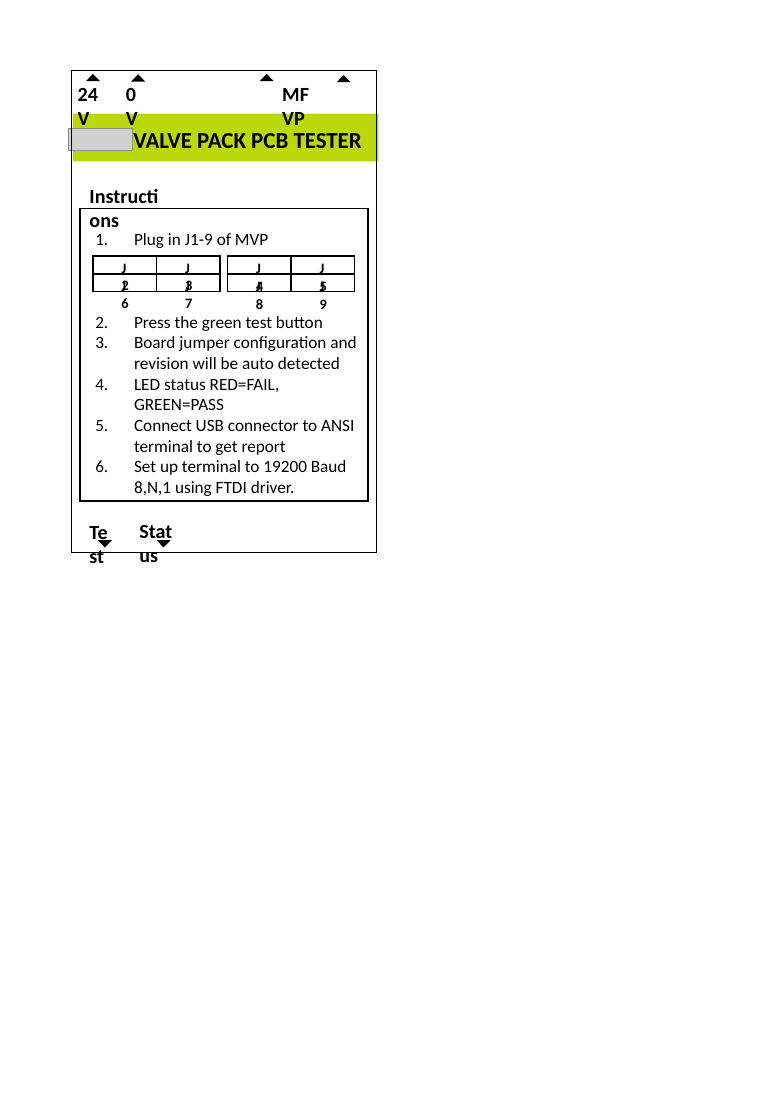
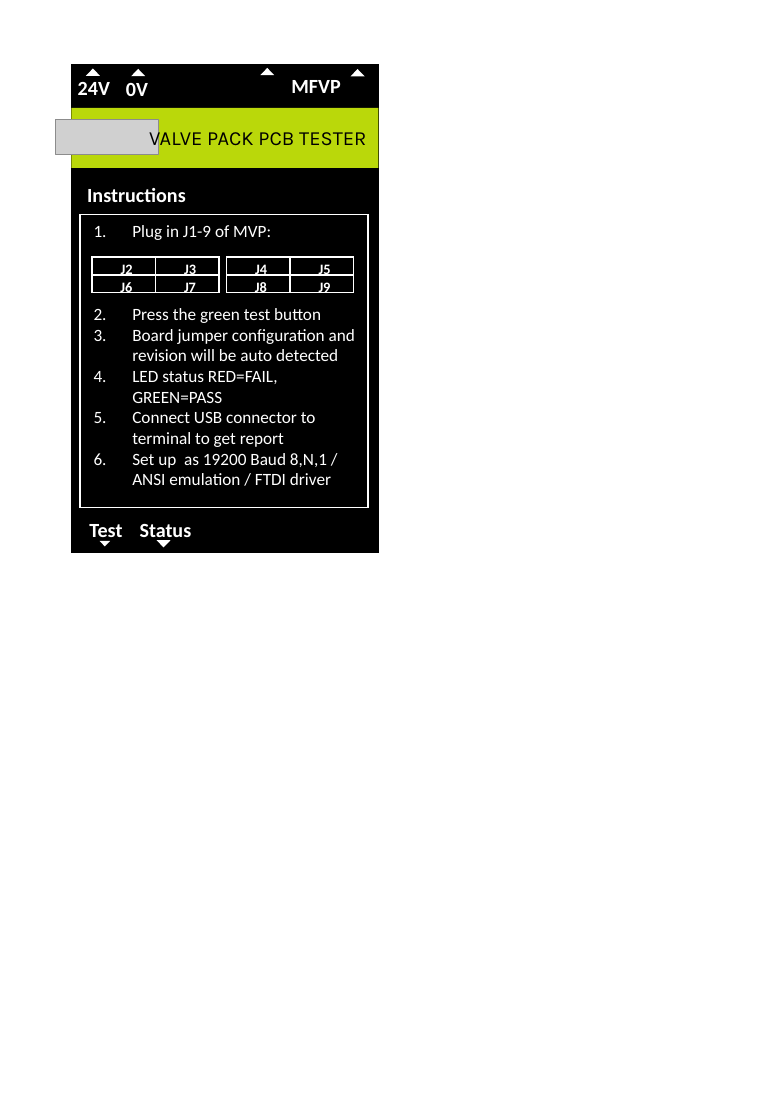
Before and after one commit to lawsonkeith/MVPTest, a slide deck: slide 1 of label2.pptx. Drawn at 775x1120 pixels with LibreOffice and Linux fonts; fonts in the diff are those of the drawing; grey boxes stand for pictures. Boxes give left, top, right and bottom in pixels: in the first picture for what was removed or moved away, otherwise in the second. Text is boxed around its words. In the diff, an @@ line names an element or a change of style, - is before the commit and + after.

Commit message:
Update to panel sticker

```diff
--- a/label2.pptx
+++ b/label2.pptx
@@ rectangle: place and size @@
-rectangle at box(71, 70, 377, 553)
+rectangle at box(71, 65, 378, 553)
@@ rectangle at box(71, 65, 378, 553): fill none to #000000 @@
@@ 3 triangles: place and size @@
-3 triangles at box(88, 74, 272, 81)
+3 triangles at box(88, 69, 272, 75)
@@ text colour #000000 to #FFFFFF in 14 elements at box(126, 83, 148, 96), box(89, 524, 122, 544), box(78, 82, 110, 95), box(319, 282, 331, 293), box(120, 282, 132, 293), box(121, 264, 133, 276), box(184, 282, 196, 293), box(184, 264, 196, 276), box(255, 282, 267, 293), box(255, 264, 267, 276), box(319, 264, 331, 276), box(140, 524, 192, 543), box(87, 188, 186, 202), box(291, 80, 340, 93) @@
@@ text "MFVP": place and size @@
-text "MFVP" at box(272, 76, 328, 104)
+text "MFVP" at box(291, 80, 340, 93)
@@ fill #000000 to #FFFFFF; outline #000000 1 pt to #FFFFFF 1 pt in 5 elements at box(158, 540, 168, 546), box(261, 69, 272, 74), box(88, 69, 98, 74), box(133, 70, 144, 75), box(352, 70, 363, 75) @@
@@ triangle: place and size @@
-triangle at box(338, 76, 348, 82)
+triangle at box(352, 70, 363, 75)
@@ picture: place and size @@
-picture at box(68, 129, 132, 151)
+picture at box(56, 119, 159, 154)
@@ rectangle: place and size @@
-rectangle at box(73, 114, 379, 161)
+rectangle at box(71, 107, 378, 167)
@@ text "VALVE PACK PCB TESTER": place and size @@
-text "VALVE PACK PCB TESTER" at box(133, 133, 362, 148)
+text "VALVE PACK PCB TESTER" at box(149, 126, 366, 150)
@@ text "VALVE PACK PCB TESTER" at box(149, 126, 366, 150): size 16 to 14 pt, font Calibri to Karla, bold off @@
@@ outline #000000 1 pt to #FFFFFF 1 pt in 9 elements at box(92, 275, 155, 292), box(92, 257, 155, 275), box(226, 275, 289, 292), box(226, 257, 289, 275), box(290, 275, 353, 292), box(290, 257, 353, 275), box(155, 275, 218, 292), box(155, 257, 218, 275), box(80, 215, 368, 507) @@
@@ rectangle: place and size @@
-rectangle at box(80, 208, 368, 500)
+rectangle at box(80, 215, 368, 507)
@@ text "Plug in J1-9 of MVP:": place and size @@
-text "Plug in J1-9 of MVP:" at box(134, 233, 356, 496)
+text "Plug in J1-9 of MVP:" at box(132, 225, 355, 485)
@@ text at box(132, 225, 271, 240): text changed; text colour #000000 to #FFFFFF @@
-1. Plug in J1-9 of MVP
+1. Plug in J1-9 of MVP:
@@ text at box(132, 308, 355, 403): text colour #000000 to #FFFFFF in "Press the green test button", "Board jumper configuration and revision will be ...", "LED status RED=FAIL, GREEN=PASS" @@
@@ text at box(132, 412, 331, 485): text changed; text colour #000000 to #FFFFFF @@
-5. Connect USB connector to ANSI terminal to get report
-6. Set up terminal to 19200 Baud 8,N,1 using FTDI driver.
+5. Connect USB connector to terminal to get report
+6. Set up as 19200 Baud 8,N,1 / ANSI emulation / FTDI driver
@@ triangle at box(99, 540, 110, 546): fill #000000 to #FFFFFF; outline #000000 1 pt to none @@
```
